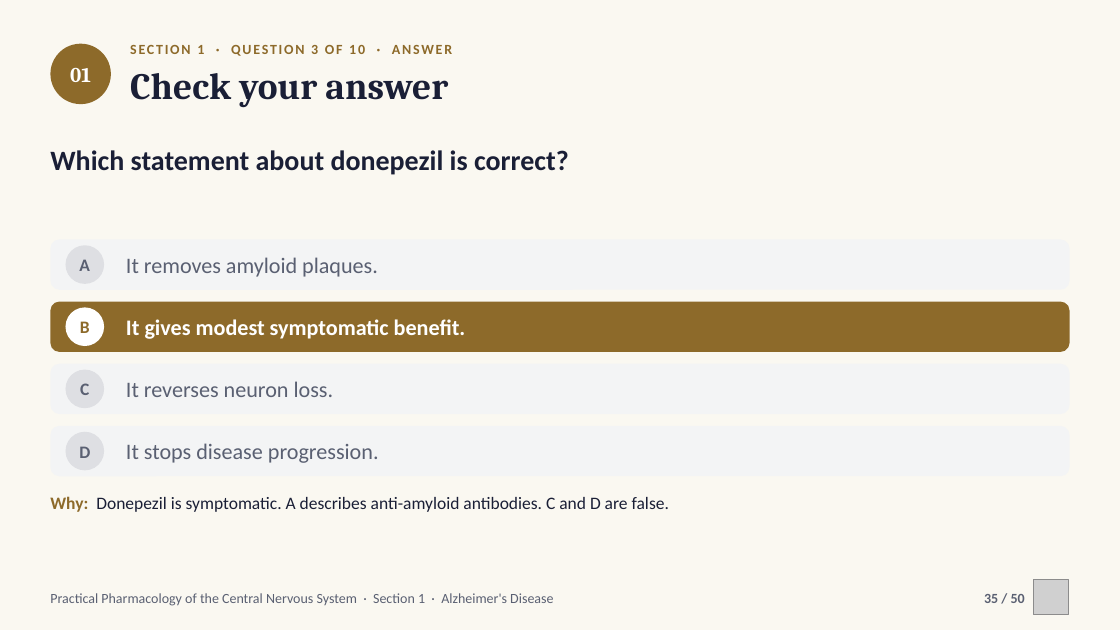
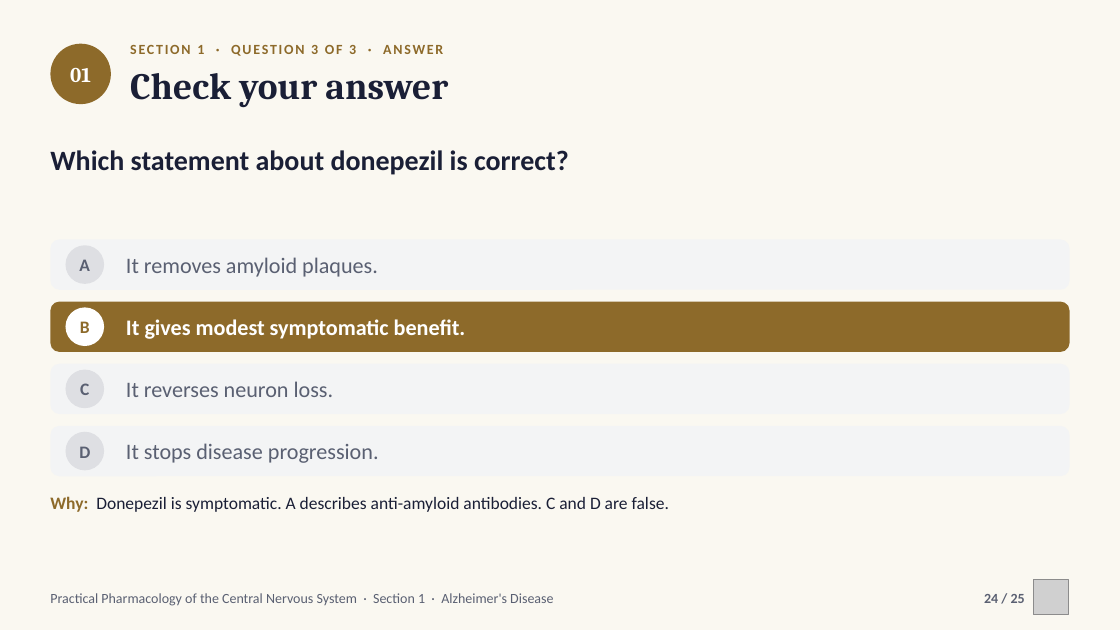
Before and after one commit to drrefaat18-ops/yasser, a slide deck: slide 24 of projects/cns-pharmacology-practical/slides/ch01-alzheimers-disease.pptx (slide 35 before the commit). Drawn at 1120x630 pixels with LibreOffice and Linux fonts; fonts in the diff are those of the drawing; grey boxes stand for pictures. Boxes give left, top, right and bottom in pixels: in the first picture for what was removed or moved away, otherwise in the second. Text is boxed around its words. In the diff, an @@ line names an element or a change of style, - is before the commit and + after.

```diff
--- a/projects/cns-pharmacology-practical/slides/ch01-alzheimers-disease.pptx
+++ b/projects/cns-pharmacology-practical/slides/ch01-alzheimers-disease.pptx
@@ text at box(130, 45, 443, 56): text changed @@
-SECTION 1 · QUESTION 3 OF 10 · ANSWER
+SECTION 1 · QUESTION 3 OF 3 · ANSWER
@@ text at box(984, 594, 1025, 603): text changed @@
-35 / 50
+24 / 25
```
Also in this commit, not shown: 23 other slides changed, 25 slides removed, 15 other files.
